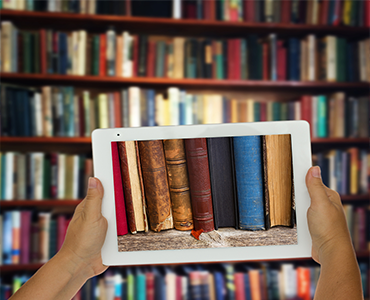
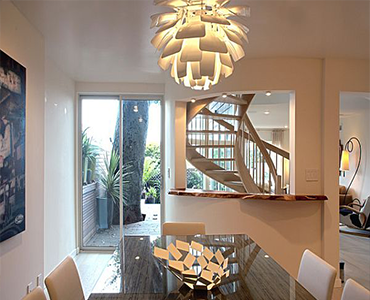
Layer changes from the first 370x300 image to the second:
added layer "180821baoxaydung_image001" above "denphongkhach1" over [0, 0, 370, 300]
added layer "denphongkhach1" above "1-8292-1403540978" over [0, 0, 370, 300]
added layer "1-8292-1403540978" above "e-library" over [0, 0, 370, 300]
